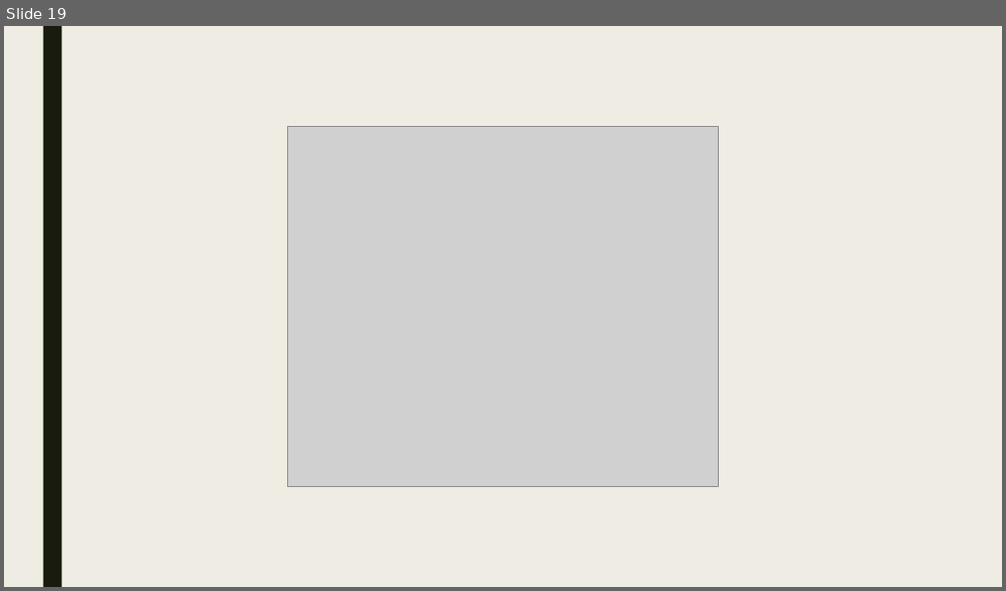
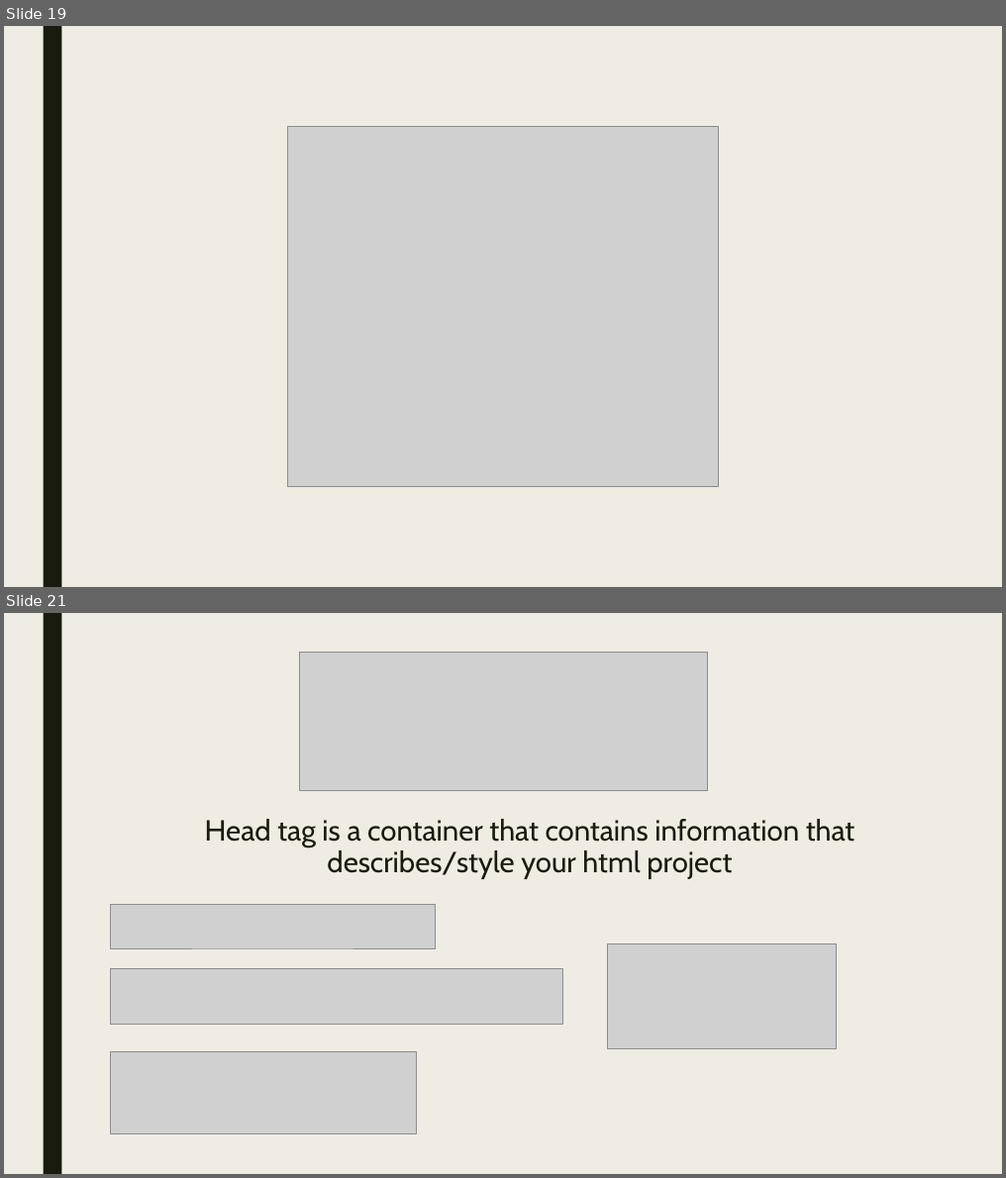
Before and after one commit to lexus654/basic_HTML-CSS_tutorial, a slide deck: HTML BASICS.pptx. Shown one above the other, each under a label of ours: slide 19 before the commit, slides 19 and 21 after it; the slides between them are not shown. The pictures are 1006x591 and 1006x1178 pixels, drawn with LibreOffice and Linux fonts; fonts in the diff are those of the drawing; grey boxes stand for pictures. Boxes give left, top, right and bottom in pixels: in the first picture for what was removed or moved away, otherwise in the second. Text is boxed around its words. In the diff, an @@ line names an element or a change of style, - is before the commit and + after.

Commit message:
HEAD TAG DONE

```diff
--- a/HTML BASICS.pptx
+++ b/HTML BASICS.pptx
@@ slide 21 added at bbox=[4, 613, 1002, 1174], background #EFEDE3; not listed: 1 template element that a slide beside it also shows @@
@@ picture added at bbox=[299, 652, 707, 790] @@
@@ title added at bbox=[205, 819, 855, 879], 28 pt, text #191B0E @@
+Head tag is a container that contains information that describes/style your html project
@@ picture added at bbox=[110, 905, 436, 950] @@
@@ picture added at bbox=[110, 968, 563, 1024] @@
@@ picture added at bbox=[607, 944, 836, 1050] @@
@@ picture added at bbox=[110, 1052, 417, 1135] @@
```
Also in this commit, not shown: 3 other slides added, 2 other files.
